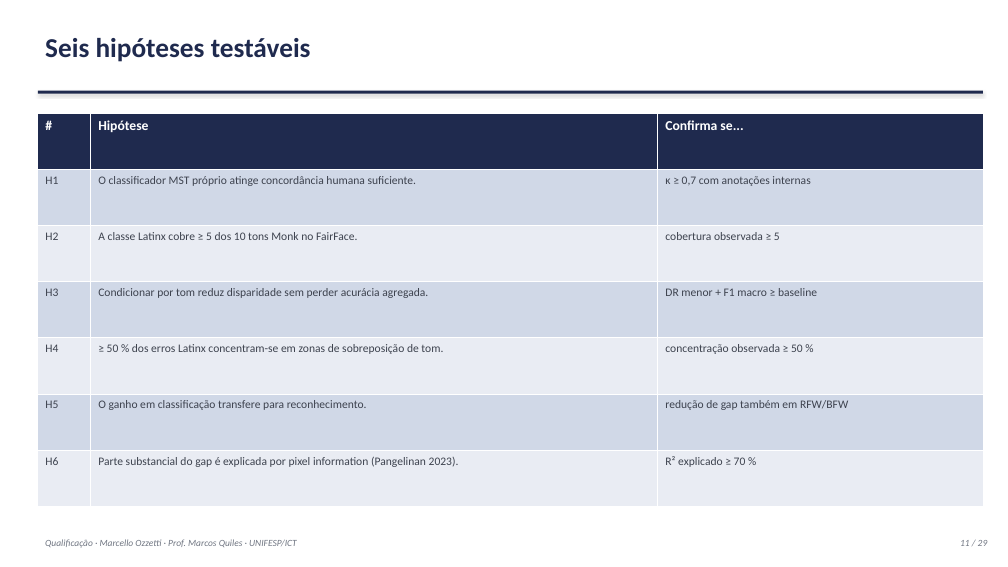
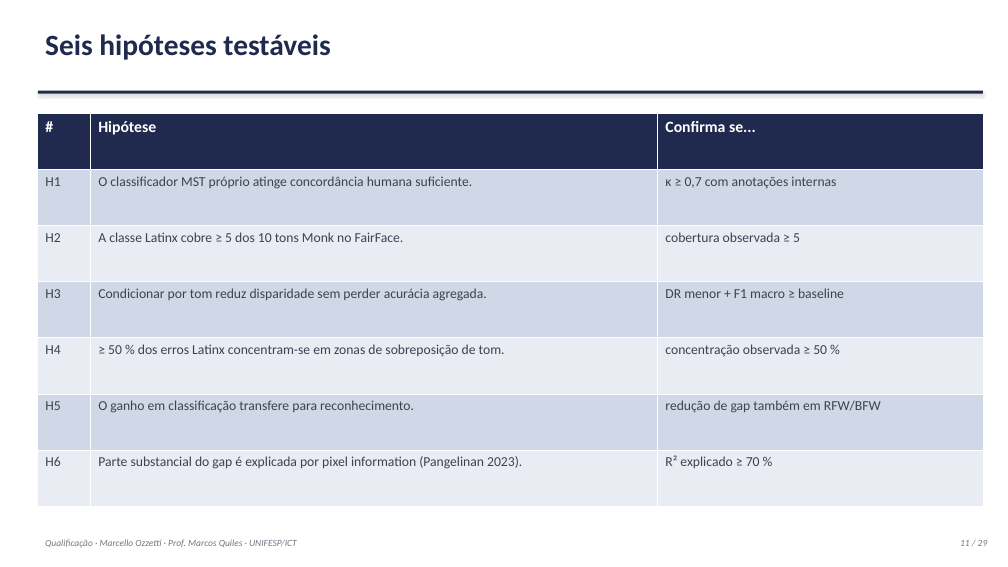
Before and after one commit to marcellozzetti/Facial-Recognition-Models-Mitigating-Bias, a slide deck: slide 11 of docs/ativo/material_qualificacao_2026-09-30.pptx. Drawn at 1008x567 pixels with LibreOffice and Linux fonts; fonts in the diff are those of the drawing. Boxes give left, top, right and bottom in pixels: in the first picture for what was removed or moved away, otherwise in the second. Text is boxed around its words. In the diff, an @@ line names an element or a change of style, - is before the commit and + after.

```diff
--- a/docs/ativo/material_qualificacao_2026-09-30.pptx
+++ b/docs/ativo/material_qualificacao_2026-09-30.pptx
@@ text "Seis hipóteses testáveis" at (45,34,330,60): size 26 to 28 pt @@
@@ table at (38,113,983,507) @@
@@ size 13 to 15 pt in "#", "Hipótese", "Confirma se..." @@
@@ size 11 to 13 pt @@
```
Also in this commit, not shown: 27 other slides changed, 4 other files.
